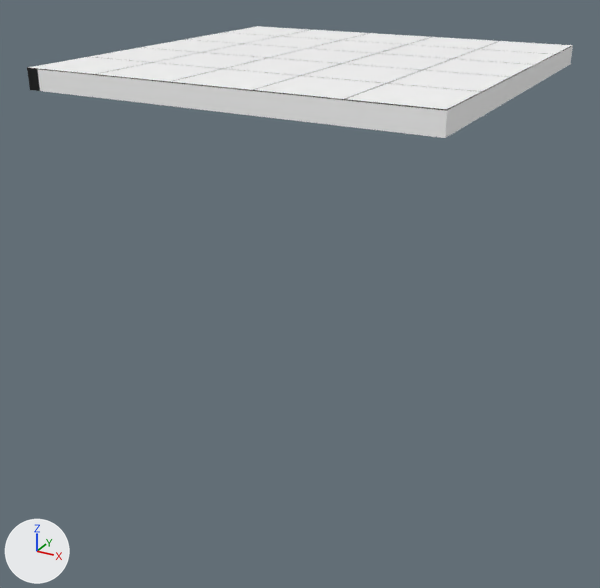
Renders of the Blender file BaseFramework 3D/Asset/Models/Stage/Scaffold.blend from each side of a commit.
Both versions are drawn from a 50 mm lens placed at (3.91, -7.6, 1.25), pointed at (-0.1, -0.3, -2.4). The lights are fixed; the arrows at lower left show +X, +Y and +Z. The first picture is the older version.

In view in the first picture: '立方体'.
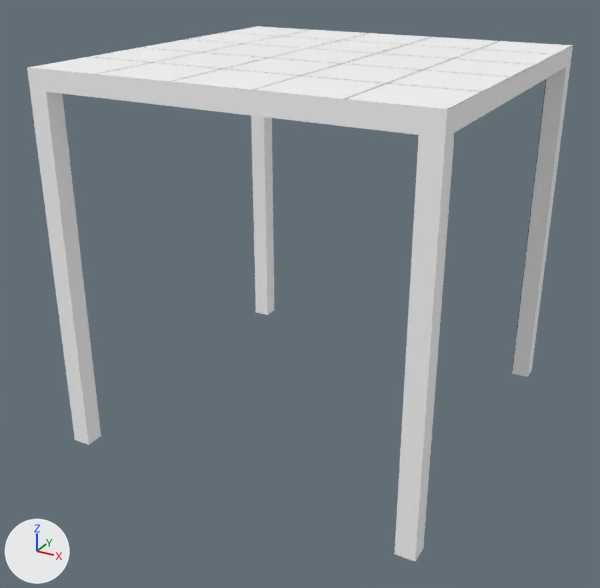
The newer file is also turned or shifted as a whole; pictures and numbers use the older file's frame.

Where the change shows, as pixel boxes [x1, y1, x2, y2] in the pictures (600 x 588 px):
'立方体.002', added: after [394, 133, 455, 561]
'立方体.003', added: after [30, 90, 101, 445]
'立方体.001', added: after [512, 64, 571, 377]
'立方体.004', added: after [251, 116, 274, 315]
part 1 of me_立方体, surface changed: [27, 48, 571, 138] in both

The change in detail:
Picture 'Tile.png.004' (img_tile_png_004) is new.
Picture 'Tile.png.003' (img_tile_png_003) is new.
Picture 'Tile.png.002' (img_tile_png_002) is new.
Material 'マテリアル.005' (mat_マテリアル_005) is new.
Its texture is img_tile_png_004.
Material 'マテリアル.004' (mat_マテリアル_004) is new.
Its texture is img_tile_png_003.
Material 'マテリアル.003' (mat_マテリアル_003) is new.
Its texture is img_tile_png_002.
me_立方体 has 16 vertices, 14 faces and spans x -1.0..1.0, y -1.0..1.0, z -1.0..1.0.
me_立方体 is used by ob_立方体; location (0.0, 0.0, 0.0); scale (2.0, 2.0, 0.1).
me_立方体 part 1: texture (UV) coordinates of 7 of 14 faces, centred in x -1.0..1.0, y -1.0..1.0, z -1.0..1.0, changed; they spanned u 0.0..0.62, v 0.0..1.0 and now span u 0.12..0.74, v 0.06..0.86.
Mesh me_立方体_004 is new.
It has 16 vertices, 14 faces and spans x -1.0..1.0, y -1.0..1.0, z -1.0..1.0.
It uses material mat_マテリアル_005 (picture img_tile_png_004).
Mesh me_立方体_003 is new.
It has 16 vertices, 14 faces and spans x -1.0..1.0, y -1.0..1.0, z -1.0..1.0.
It uses material mat_マテリアル_004 (picture img_tile_png_003).
Mesh me_立方体_002 is new.
It has 16 vertices, 14 faces and spans x -1.0..1.0, y -1.0..1.0, z -1.0..1.0.
It uses material mat_マテリアル_003 (picture img_tile_png_002).
Mesh me_立方体_001 is new.
It has 16 vertices, 14 faces and spans x -1.0..1.0, y -1.0..1.0, z -1.0..1.0.
It uses material mat_マテリアル (picture img_tile_png).
Object '立方体.004' (ob_立方体_004) is new; it shows me_立方体_004.
Its location is (-1.9, 1.9, -2.0).
Its scale is (0.1, 0.1, 1.9).
Object '立方体.003' (ob_立方体_003) is new; it shows me_立方体_003.
Its location is (-1.9, -1.9, -2.0).
Its scale is (0.1, 0.1, 1.9).
Object '立方体.002' (ob_立方体_002) is new; it shows me_立方体_002.
Its location is (1.9, -1.9, -2.0).
Its scale is (0.1, 0.1, 1.9).
Object '立方体.001' (ob_立方体_001) is new; it shows me_立方体_001.
Its location is (1.9, 1.9, -2.0).
Its scale is (0.1, 0.1, 1.9).
